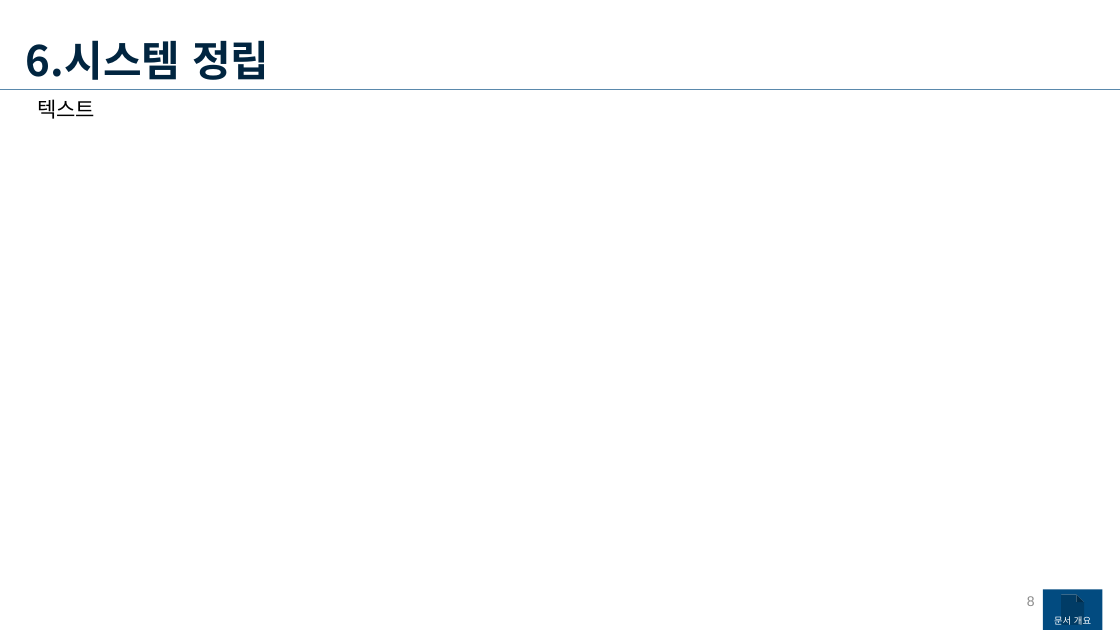
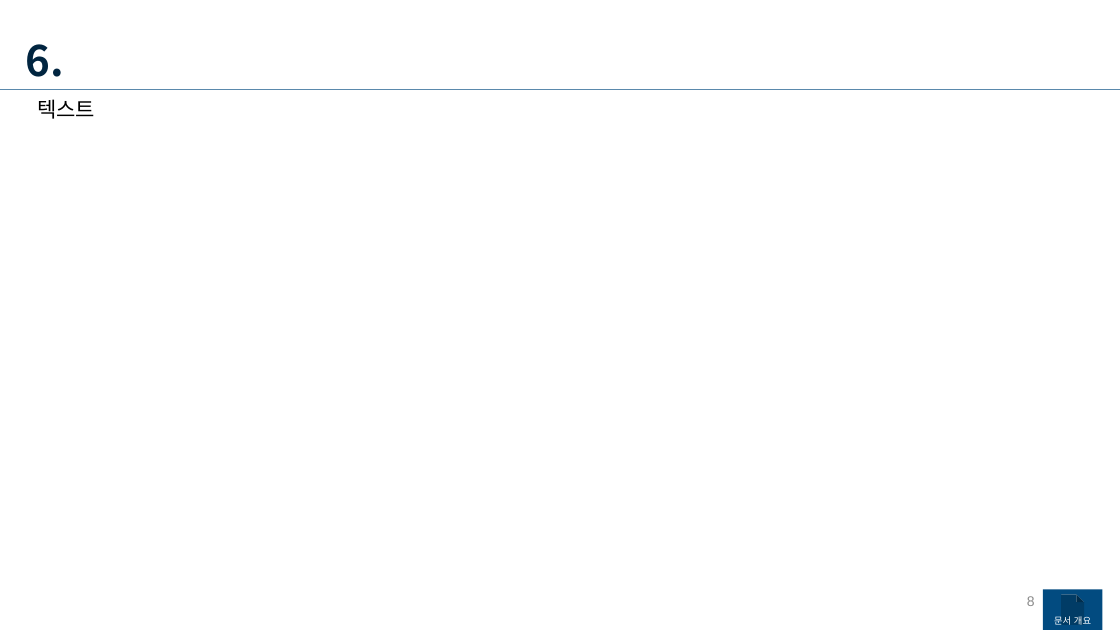
Before and after one commit to yjk0401/unityenginebasic_9th, a slide deck: slide 8 of 기획/메인 기획서.pptx. Drawn at 1120x630 pixels with LibreOffice and Linux fonts; fonts in the diff are those of the drawing. Boxes give left, top, right and bottom in pixels: in the first picture for what was removed or moved away, otherwise in the second. Text is boxed around its words. In the diff, an @@ line names an element or a change of style, - is before the commit and + after.

```diff
--- a/기획/메인 기획서.pptx
+++ b/기획/메인 기획서.pptx
@@ text at (x1=26, y1=44, x2=64, y2=77): text changed @@
-6.시스템 정립
+6.
```
Also in this commit, not shown: 2 other slides changed, 1 other file.
